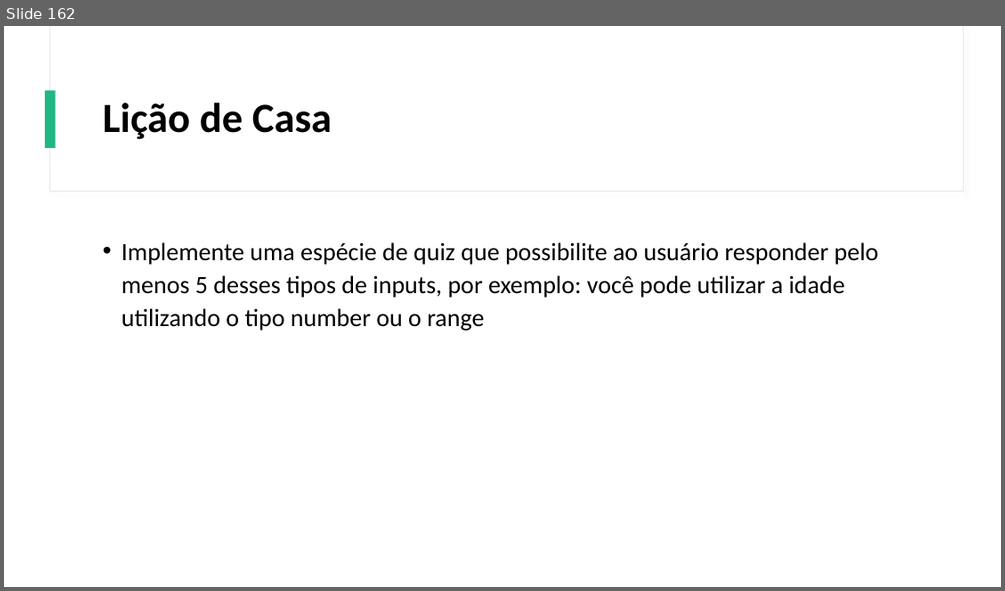
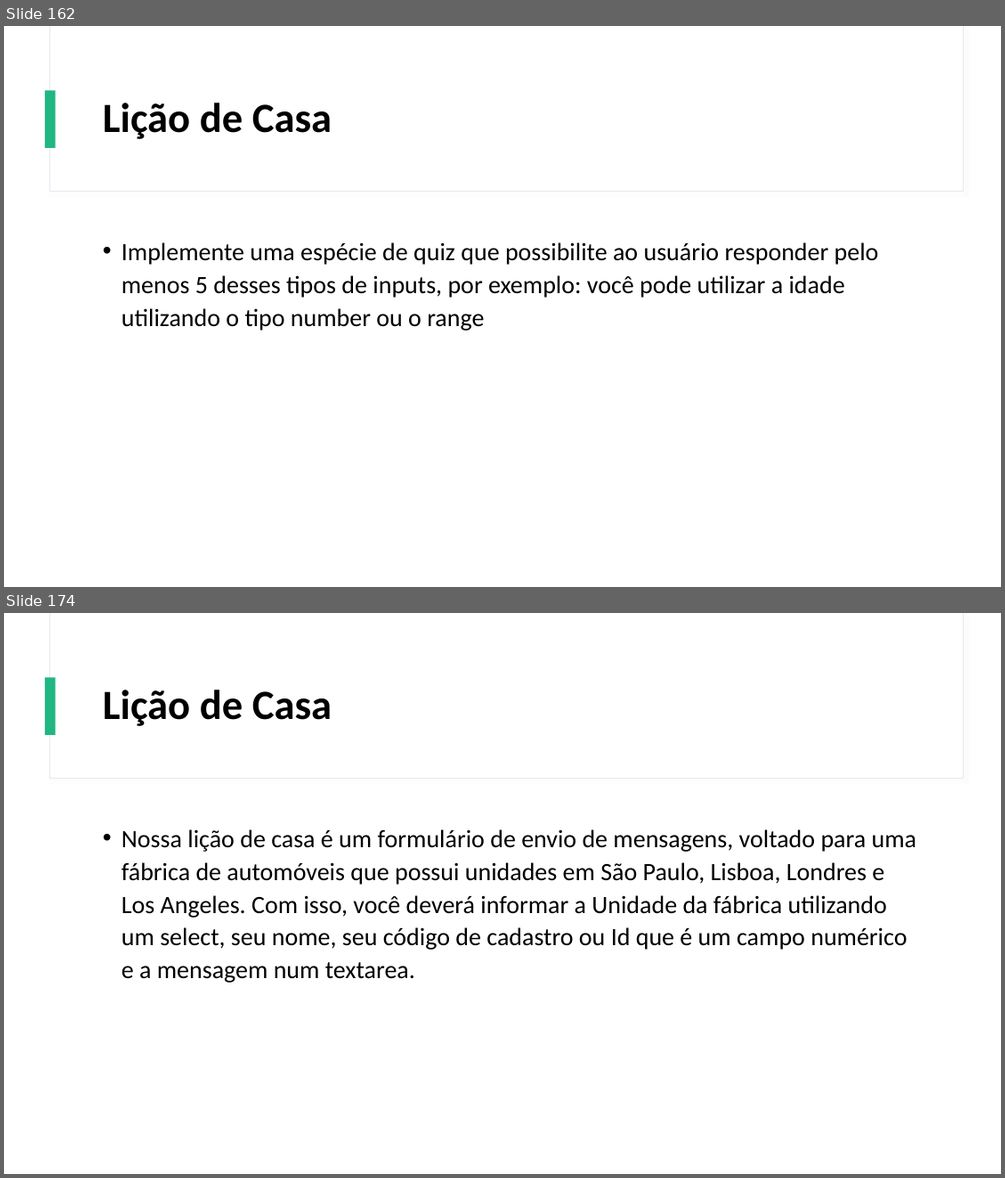
Before and after one commit to Gustavo6401/CursoHTMLCSS, a slide deck: Power Point/Curso de HTML e CSS.pptx. Shown one above the other, each under a label of ours: slide 162 before the commit, slides 162 and 174 after it; the slides between them are not shown. The pictures are 1005x591 and 1005x1178 pixels, drawn with LibreOffice and Linux fonts; fonts in the diff are those of the drawing. Boxes give left, top, right and bottom in pixels: in the first picture for what was removed or moved away, otherwise in the second. Text is boxed around its words. In the diff, an @@ line names an element or a change of style, - is before the commit and + after.

```diff
--- a/Power Point/Curso de HTML e CSS.pptx
+++ b/Power Point/Curso de HTML e CSS.pptx
@@ slide 174 added at (4, 613, 1001, 1174), background #FFFFFF; not listed: 3 template elements that a slide beside it also shows @@
@@ title added at (103, 690, 332, 726), 40 pt, text #000000, bold @@
+Lição de Casa
@@ text added at (121, 829, 916, 982), 24 pt, text #000000 @@
+• Nossa lição de casa é um formulário de envio de mensagens, voltado para uma fábrica de automóveis que possui unidades em São Paulo, Lisboa, Londres e Los Angeles. Com isso, você deverá informar a Unidade da fábrica utilizando um select, seu nome, seu código de cadastro ou Id que é um campo numérico e a mensagem num textarea.
```
Also in this commit, not shown: 64 other slides added, 5 other files.
